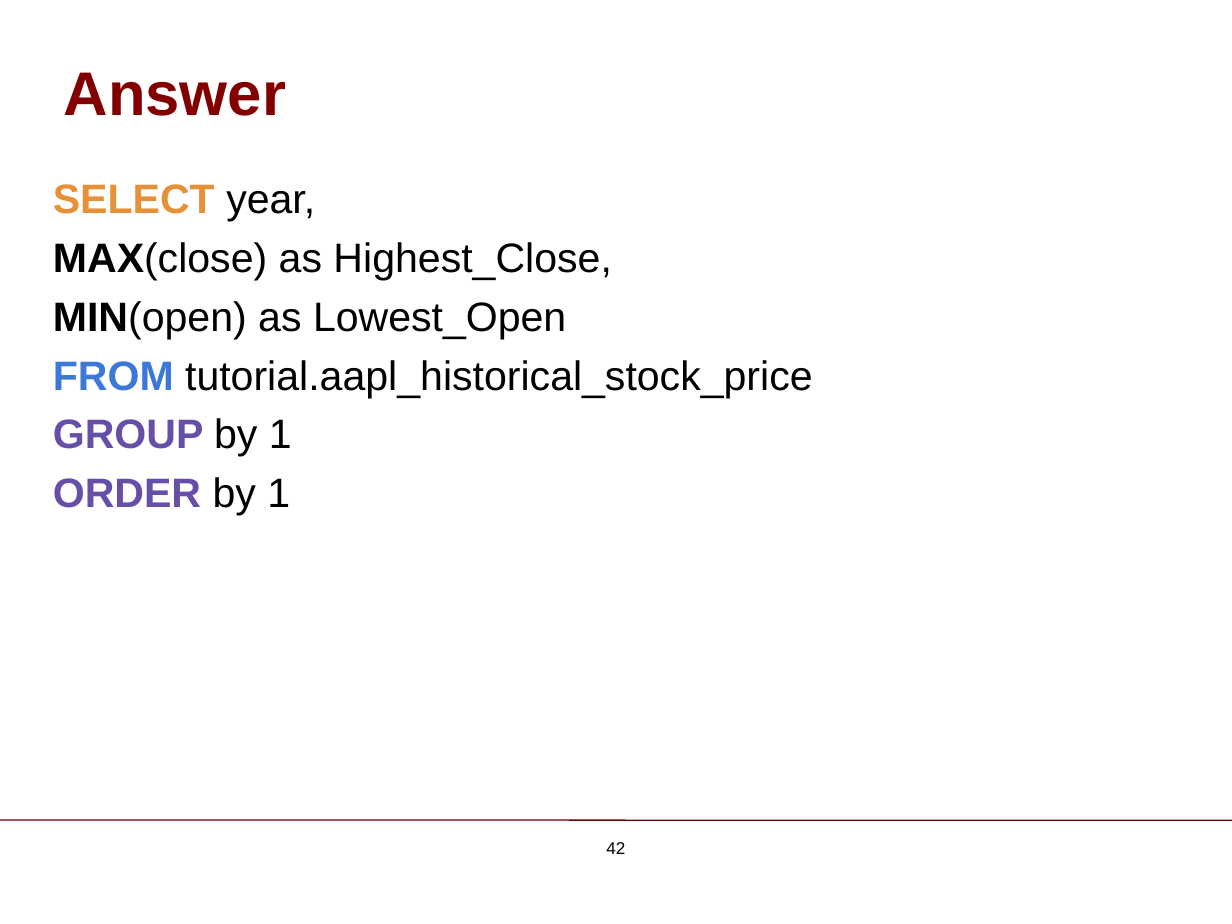
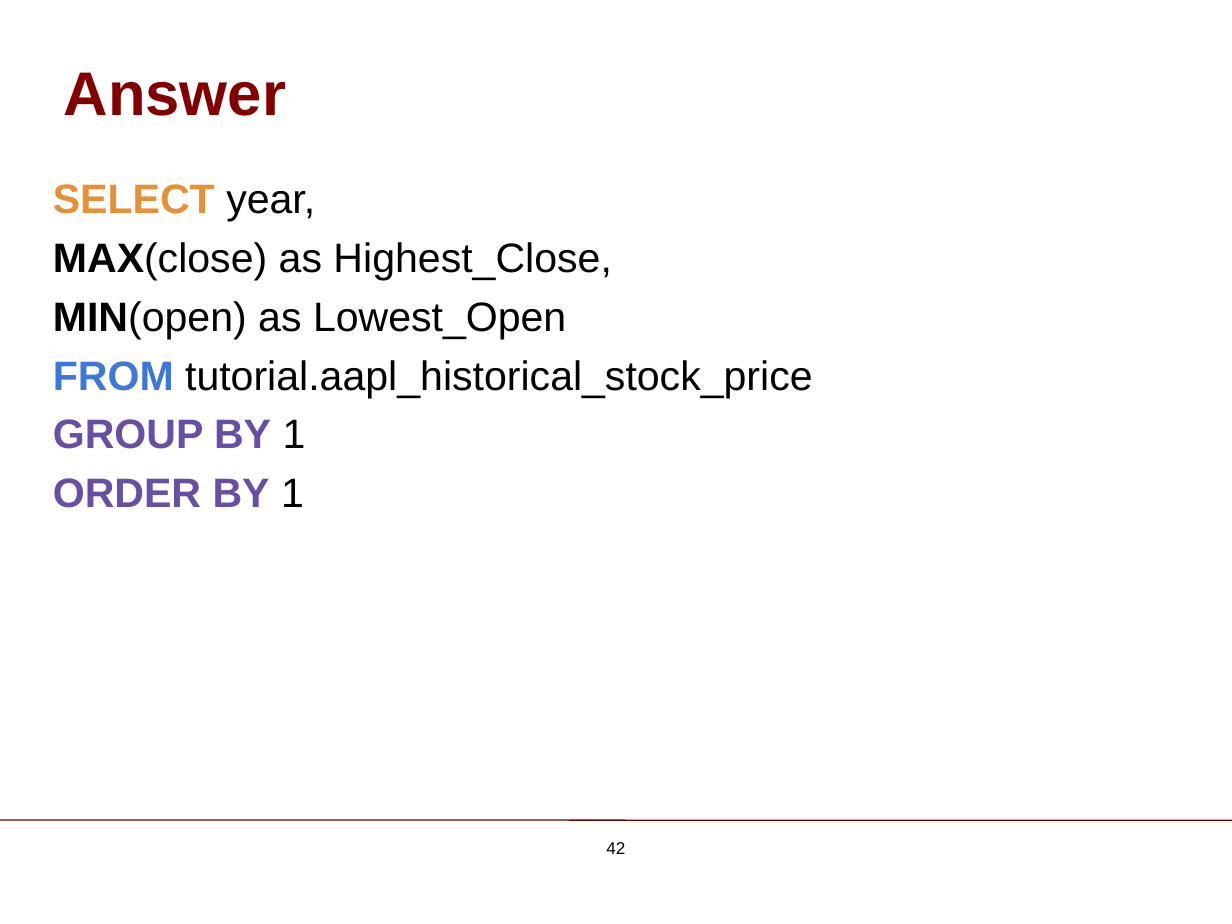
Before and after one commit to ChicagoBoothAnalytics/site, a slide deck: slide 42 of zzz MEDIA/SQL Basics.pptx. Drawn at 1232x924 pixels with LibreOffice and Linux fonts; fonts in the diff are those of the drawing; background and template pictures are left out. Boxes give left, top, right and bottom in pixels: in the first picture for what was removed or moved away, otherwise in the second. Text is boxed around its words. In the diff, an @@ line names an element or a change of style, - is before the commit and + after.

```diff
--- a/zzz MEDIA/SQL Basics.pptx
+++ b/zzz MEDIA/SQL Basics.pptx
@@ text at [53,419,306,508]: text changed @@
-GROUP by 1
-ORDER by 1
+GROUP BY 1
+ORDER BY 1
```
Also in this commit, not shown: 5 other slides changed.
